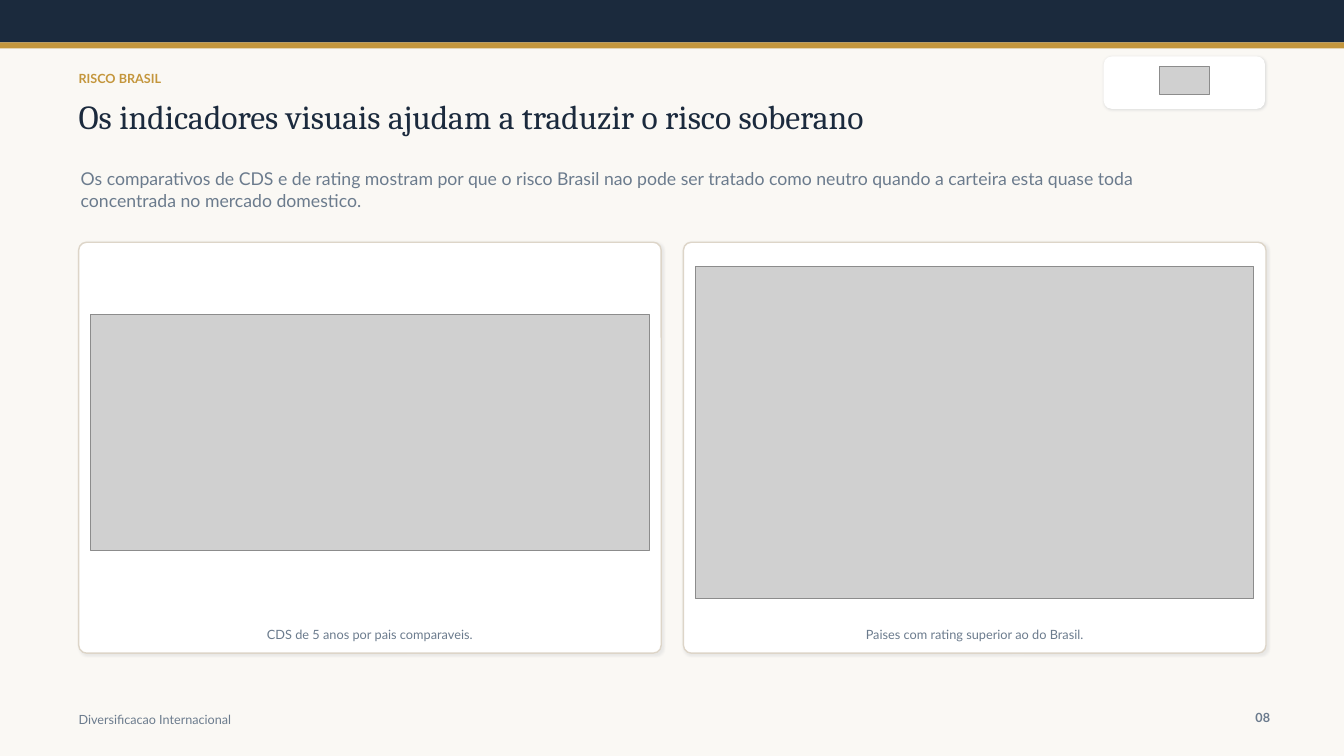
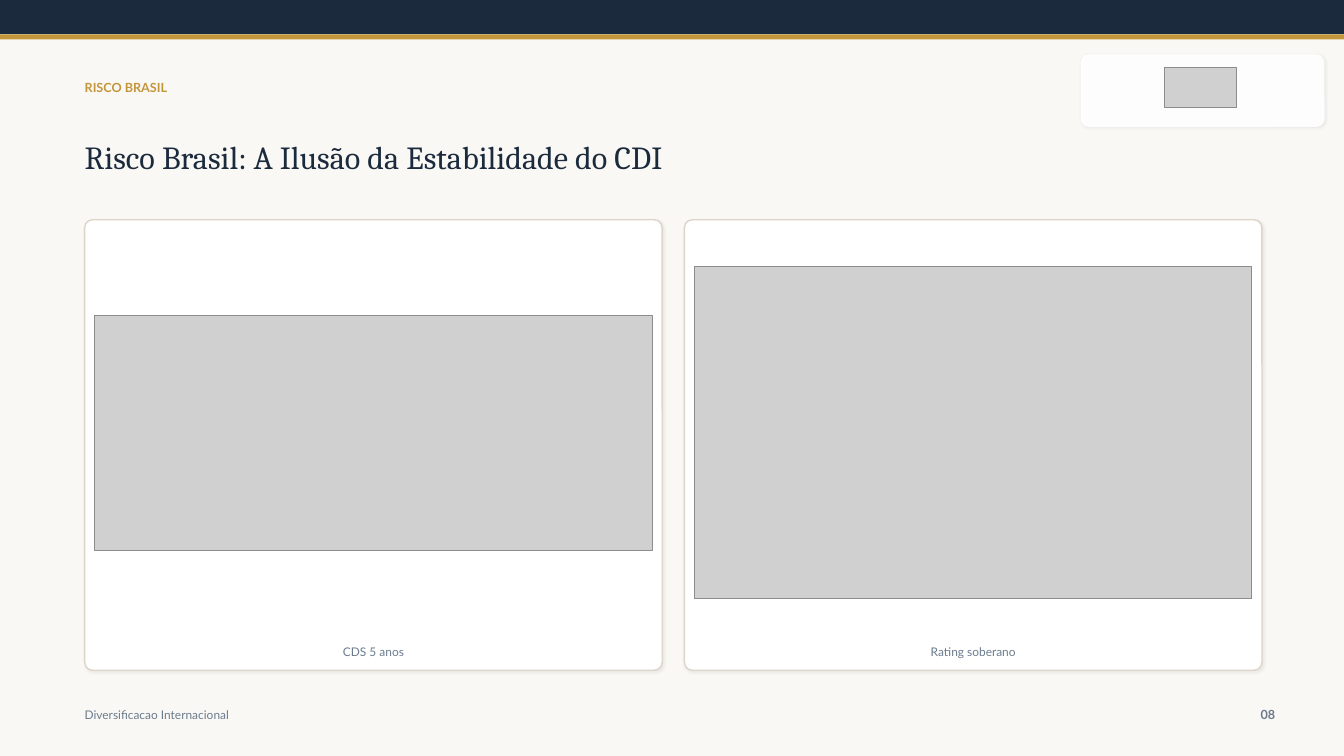
Before and after one commit to ArturLauriano/ApresentacaoOffshore, a slide deck: slide 8 of materials/presentations/por-que-investir-exterior-cliente-apresentacao.pptx. Drawn at 1344x756 pixels with LibreOffice and Linux fonts; fonts in the diff are those of the drawing; grey boxes stand for pictures. Boxes give left, top, right and bottom in pixels: in the first picture for what was removed or moved away, otherwise in the second. Text is boxed around its words. In the diff, an @@ line names an element or a change of style, - is before the commit and + after.

```diff
--- a/materials/presentations/por-que-investir-exterior-cliente-apresentacao.pptx
+++ b/materials/presentations/por-que-investir-exterior-cliente-apresentacao.pptx
@@ rectangle: place and size @@
-rectangle at box(0, 0, 1344, 42)
+rectangle at box(0, 0, 1344, 34)
@@ rectangle: place and size @@
-rectangle at box(0, 42, 1344, 48)
+rectangle at box(0, 34, 1344, 39)
@@ rounded rectangle: place and size @@
-rounded rectangle at box(1104, 56, 1265, 109)
+rounded rectangle at box(1081, 54, 1325, 127)
@@ rounded rectangle at box(1081, 54, 1325, 127): fill #FFFFFF to #FFFFFF at 95% opacity; shadow changed; proportions changed @@
@@ text "RISCO BRASIL": place and size @@
-text "RISCO BRASIL" at box(79, 74, 161, 83)
+text "RISCO BRASIL" at box(85, 83, 167, 92)
@@ picture: place and size @@
-picture at box(1159, 67, 1210, 95)
+picture at box(1166, 68, 1237, 108)
@@ text "Risco Brasil: A Ilusão da ..." at box(85, 146, 662, 170): vertical alignment top to middle @@
@@ text at box(85, 146, 662, 170): text changed; size 24 to 23 pt @@
-Os indicadores visuais ajudam a traduzir o risco soberano
+Risco Brasil: A Ilusão da Estabilidade do CDI
@@ text removed at box(81, 172, 1133, 207) @@
-Os comparativos de CDS e de rating mostram por que o risco Brasil nao pode ser tratado como neutro quando a carteira esta quase toda concentrada no mercado domestico.
@@ rounded rectangle at box(85, 220, 662, 670): proportions changed @@
@@ rounded rectangle: place and size @@
-rounded rectangle at box(79, 242, 661, 653)
+rounded rectangle at box(85, 220, 662, 670)
@@ rounded rectangle: place and size @@
-rounded rectangle at box(684, 242, 1266, 653)
+rounded rectangle at box(685, 220, 1262, 670)
@@ rounded rectangle at box(685, 220, 1262, 670): proportions changed @@
@@ picture: place and size @@
-picture at box(91, 315, 649, 551)
+picture at box(95, 316, 652, 552)
@@ text at box(343, 647, 404, 656): text changed; size 9.1 to 8.5 pt @@
-CDS de 5 anos por pais comparaveis.
+CDS 5 anos
@@ text at box(931, 647, 1015, 658): text changed; size 9.1 to 8.5 pt @@
-Paises com rating superior ao do Brasil.
+Rating soberano
@@ text "Diversificacao Internacional" at box(85, 710, 229, 719): size 9 to 8.5 pt @@
@@ text "08": place and size @@
-text "08" at box(1255, 713, 1270, 722)
+text "08" at box(1261, 710, 1276, 719)
```
Also in this commit, not shown: 7 other slides changed, 13 slides added, 7 slides removed, 14 other files.
